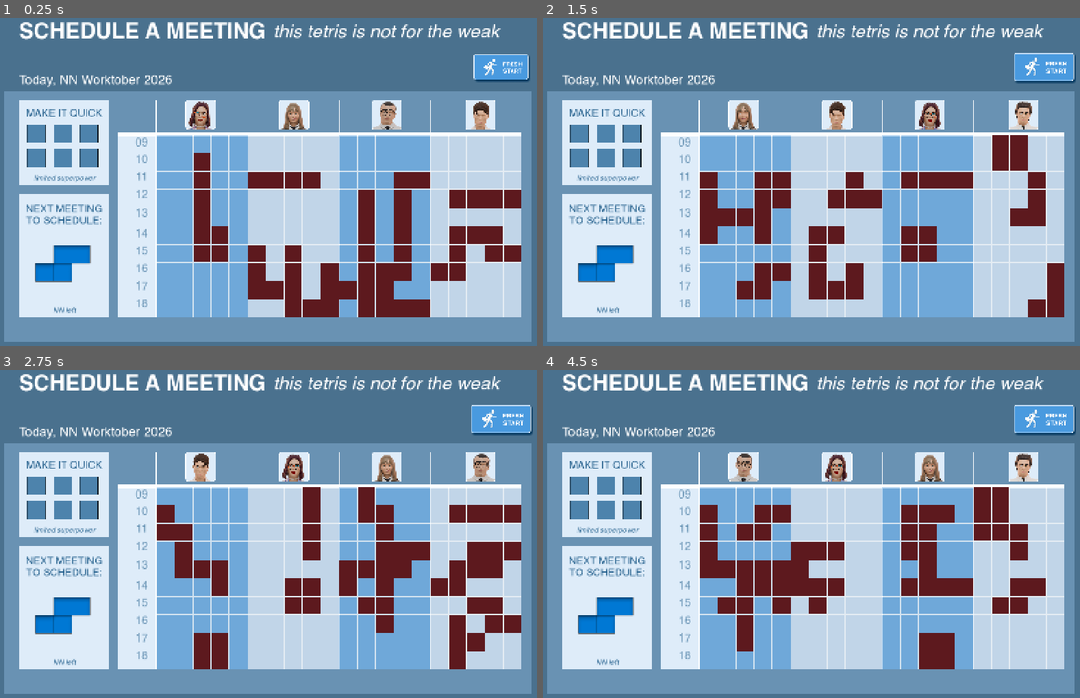
Above: before the commit, frames 1-4 (two rows, left to right).
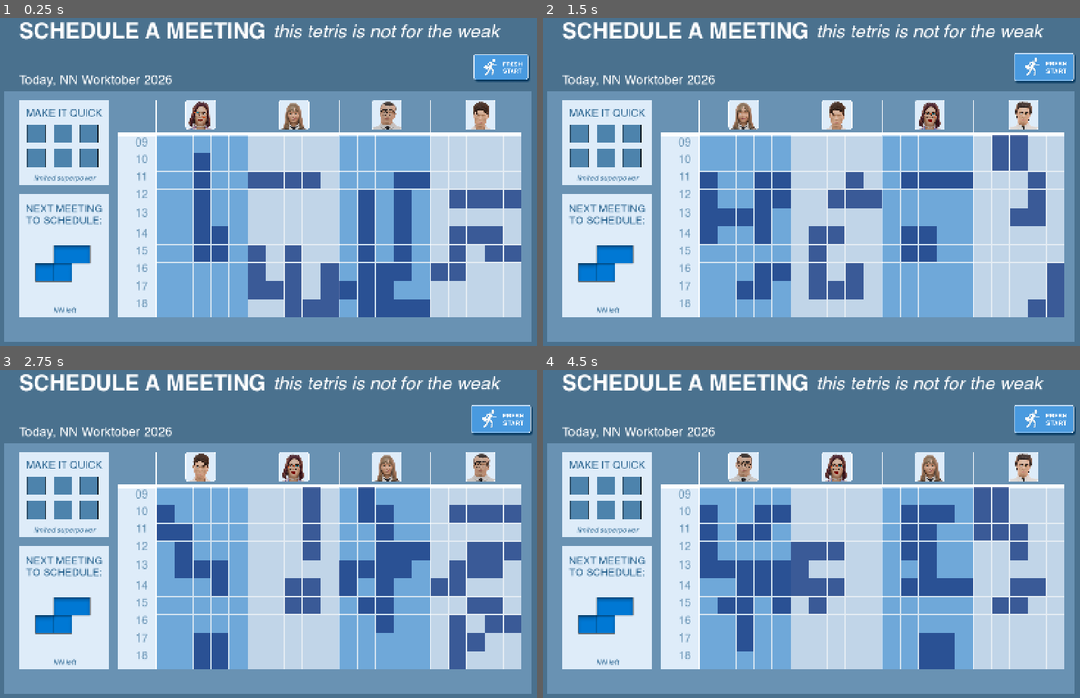
Above: after the commit, the same moments.

Repository: grkovalev/office-game
Game: Godot game, scene res://calendartetris.tscn
The game is run twice, just before and just after one commit, with the same random seed, the same clock (stepped at 60 frames per second) and the same inputs. This scene is started directly instead of the project's main scene.
Inputs (mouse positions are in pixels of both pictures, inside the frame that each line leads up to):
- Up to frame 1 (0.25 s): no input
- Up to frame 2 (1.5 s): click (1047, 70) at 0.5 s; click (1047, 70) at 1.25 s
- Up to frame 3 (2.75 s): click (504, 422) at 2 s
- Up to frame 4 (4.5 s): tap Enter at 2.75, 4.25 s; move the mouse to (929, 530) at 2.77 s; click (929, 530) at 2.92 s; tap Space at 3.5 s; drag from (698, 570) to (607, 616) at 3.52 s; move the mouse to (859, 461) at 4.27 s; click (859, 461) at 4.42 s

The runs differ from the first frame. In frame 1, 9.6% of the frame differs, in the area x 36-98%, y 41-92%; in frame 2, 8.4%; in frame 3, 9.7%, in the area x 29-98%, y 35-92%; in frame 4, 9.7%.

Commit message:
fixed always on top position for shapes that hover over the board

Diff:
--- a/calendartetris.gd
+++ b/calendartetris.gd
@@ -20,6 +20,11 @@
 
 func _ready() -> void:
 	randomize()
+	# Draw pieces above the grid (grid_container has z_index 4) so hovering/dragged pieces are always on top
+	if tetromino_lib != null:
+		tetromino_lib.z_index = 10
+	if quickshapepack != null:
+		quickshapepack.z_index = 10
 	_init_cells()
 	create_grid()
 	prefill_regions_with_random_shapes.call_deferred()
@@ -190,6 +195,8 @@
 				var area: Area2D = piece.get("area")
 				if is_instance_valid(area):
 					var covered := get_cells_covered_by_piece(area, PLACEMENT_COVERAGE_THRESHOLD)
+					#opacity when hovering over the grid, full opacity otherwise
+					area.modulate = Color(1.0, 1.0, 1.0, 0.9 if covered.size() > 0 else 1.0)
 					_update_region_characters_for_hover(covered)
 					return
 	_restore_all_region_characters_to_default()
@@ -313,7 +320,7 @@
 			cells[c.y][c.x] = true
 			set_cell_color(c, color)
 
-const PREFILLED_TILE := Color(0.365, 0.098, 0.118, 1.0)
+const PREFILLED_TILE := Color(0.053, 0.185, 0.485, 0.7)
 const COLUMNS_PER_REGION := 5
 
 # Color atlas for placed tiles; same color is never picked for adjacent cells
--- a/tetromino_lib.gd
+++ b/tetromino_lib.gd
@@ -271,6 +271,7 @@
 		spawn_piece(slot_index)
 	else:
 		area.global_position = piece["original_pos"]
+		area.modulate = Color(1.0, 1.0, 1.0, 1.0)  # restore full opacity when returning to slot
 
 func is_quickshape_assigned(qs: Node2D) -> bool:
 	for slot_i in quickshape_slots:
